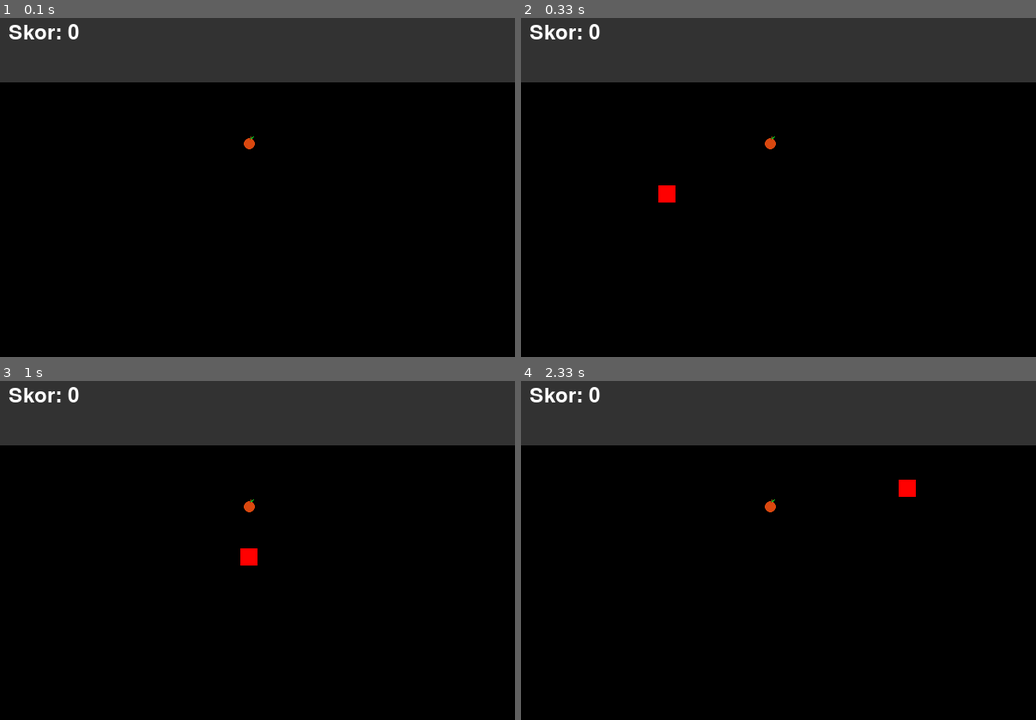
Above: before the commit, frames 1-4 (two rows, left to right).
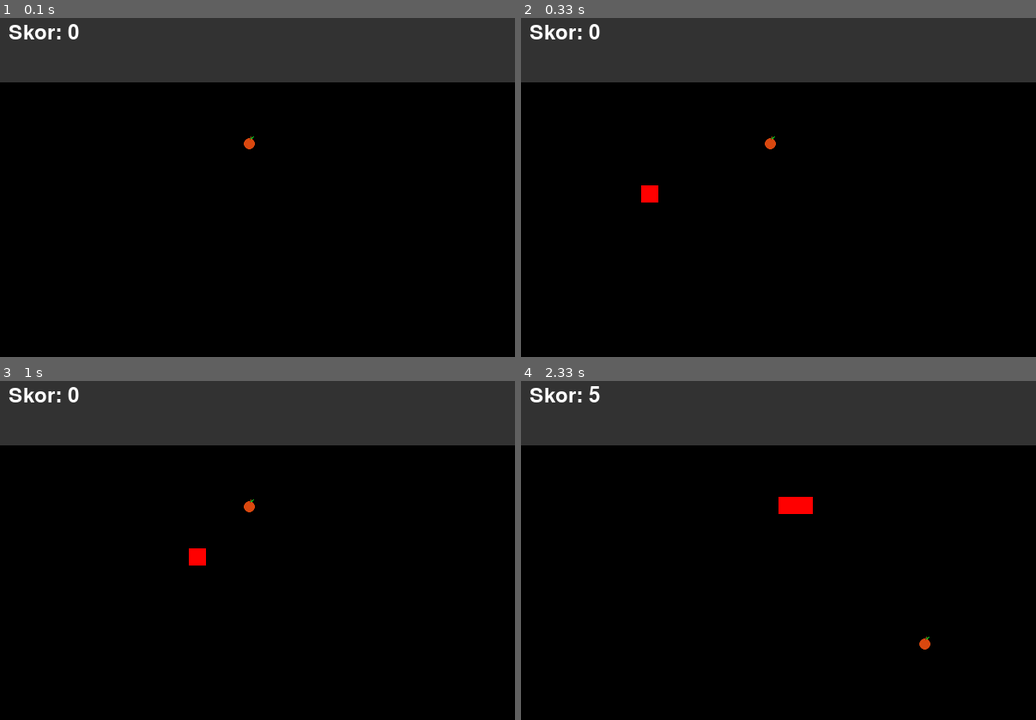
Above: after the commit, the same moments.

Repository: harigro/ular_pygame
Game: pygame game, started from ular.py
Same seed, same stepped clock (60 frames per second), same inputs: the game is played once before the commit and once after it.
Inputs:
- Up to frame 1 (0.1 s): no input
- Up to frame 2 (0.33 s): no input
- Up to frame 3 (1 s): tap Enter at 0.33 s
- Up to frame 4 (2.33 s): hold W 1.17-1.63 s; hold D 1.67-2.13 s; hold A from 2.17 s (still down)

Frame 1 is identical in both runs. In frame 2, 0.3% of the frame differs, in the area x 23-30%, y 49-55%; in frame 3, 0.3%; in frame 4, 0.7%, in the area x 13-80%, y 1-80%.

Commit message:
menambah pendeteksi posisi ular berupa tuple[int, int] saat berbelok

Diff:
--- a/ular.py
+++ b/ular.py
@@ -113,7 +113,7 @@
         self.lebar, self.tinggi = 600, 400
         self.ukuran_grid = 20
         self.layar = pg.display.set_mode((self.lebar, self.tinggi), pg.NOFRAME)
-        pg.display.set_caption('Ular')
+        self.catat = []
         self.fps = pg.time.Clock()
         self.pembatasan = Kons.batas(self.tinggi//5)
         self.ular = Ular(self.lebar, self.tinggi, self.ukuran_grid, self.pembatasan)
@@ -166,10 +166,20 @@
         self.layar.blit(teks_skor, (10, 10))
 
         # Gambar elemen permainan di area permainan
+        # posisi_ekor = self.ular.segmen[-1]
         for i, segmen in enumerate(self.ular.segmen):
             pg.draw.rect(self.layar, 'red', segmen)
-            if self.ular.arah != self.ular.arah_sebelumnya:
-                print(f"{self.ular.arah}, {self.ular.arah_sebelumnya}, {segmen[0]}, {segmen[1]:<5}", end='\r')
+            if self.ular.arah != self.ular.arah_sebelumnya and self.ular.panjang > 2:
+                if i != 0 and self.ular.segmen[-1] != segmen and len(self.catat) != 0:
+                    self.catat.pop(0)
+                else:
+                    self.catat.append(segmen)
+            else:
+                if self.ular.segmen[-1] == segmen:
+                    self.catat.clear()
+            # print(f"{self.ular.arah}, {self.ular.arah_sebelumnya}, {segmen[0]}, {segmen[1]:<5}", end='\r')
+            print(f"belokan : {self.catat}:<5", end='\r')
+            # print()
         buah.blit(self.layar, pg.Rect(self.makanan.kotak), self.ukuran_grid)
 
         # Perbarui tampilan layar
@@ -193,7 +203,7 @@
             self.ular.gerak()
             self.ular.pindahkan_ke_sisi_berlawanan()
             self.cek_tabrakan()
-            self.fps.tick(9)
+            self.fps.tick(6)
 
 if __name__ == '__main__':
     game = Game()
